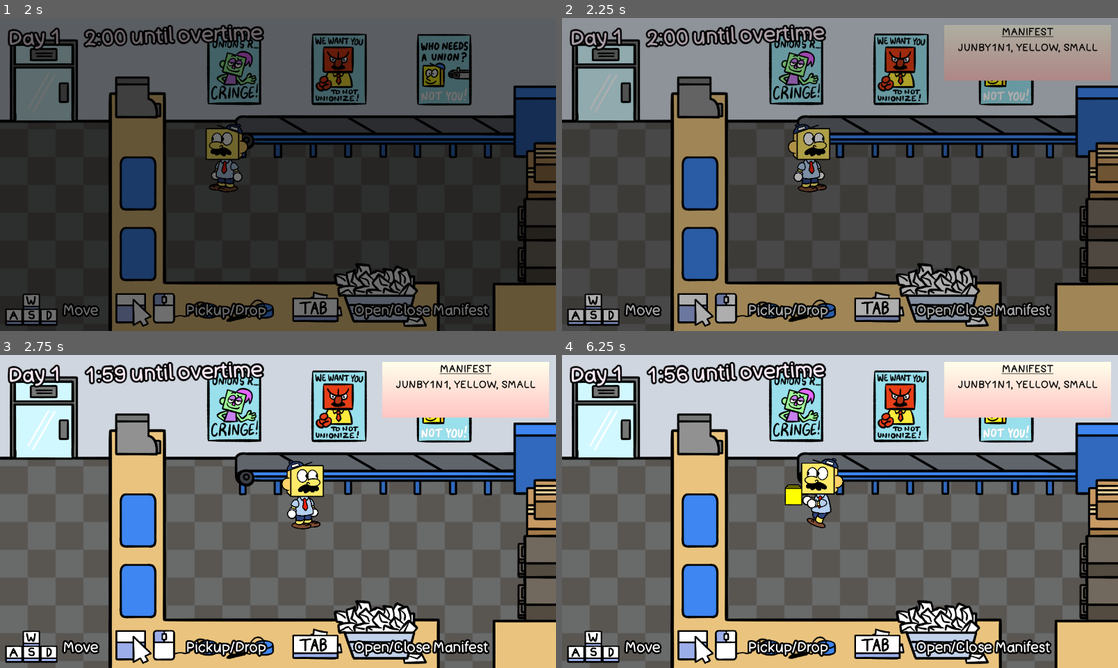
Above: before the commit, frames 1-4 (two rows, left to right).
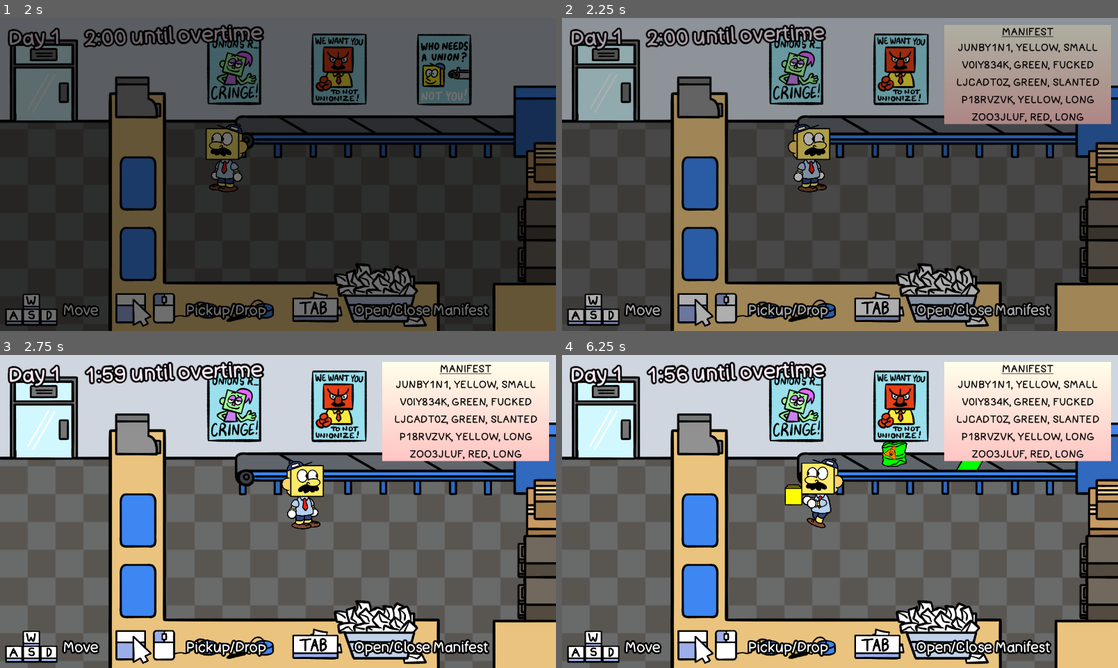
Above: after the commit, the same moments.

Repository: ToasterBiome/Blockhead-Bill
Game: Godot game, scene res://main_menu.tscn
The game is run twice, just before and just after one commit, with the same random seed, the same clock (stepped at 60 frames per second) and the same inputs.
Inputs (mouse positions are in pixels of both pictures, inside the frame that each line leads up to):
- Up to frame 1 (2 s): click "BEGIN" at 0.5 s; click "BEGIN" at 1.25 s
- Up to frame 2 (2.25 s): move the mouse to (962, 158) at 2.02 s; hold D (right) from 2.03 s (still down); tap Tab (manifest) at 2.1 s
- Up to frame 3 (2.75 s): keep holding D (right)
- Up to frame 4 (6.25 s): move the mouse to (1029, 383) at 2.77 s; release D (right) at 2.78 s; hold S (down) 2.78-3.53 s; click (1029, 383) at 2.85 s; move the mouse to (895, 442) at 3.52 s; hold D (right) 3.53-4.28 s; tap Tab (manifest) at 3.6, 5.1 s; move the mouse to (812, 574) at 4.27 s; hold W (up) 4.28-5.03 s; click (812, 574) at 4.35 s; move the mouse to (1006, 558) at 5.02 s; hold A (left) from 5.03 s (still down); move the mouse to (673, 464) at 5.77 s; click (673, 464) at 5.85 s

Frame 1 is identical in both runs. In frame 2, 4.5% of the frame differs, in the area x 68-99%, y 13-34%; in frame 3, 4.7%; in frame 4, 5.2%, in the area x 57-99%, y 13-37%.

Commit message:
stickers + fixes

Diff:
--- a/GameManager.gd
+++ b/GameManager.gd
@@ -1,7 +1,7 @@
 extends Node2D
 class_name GameManager
 
-@onready var spawn_area = $"Box Spawn"
+@onready var spawn_area: Area2D = $"Box Spawn"
 @onready var customer_spawn_area = $"Door Spawn"
 
 @onready var box_spawn_timer = $"Timers/Box Spawn Timer"
@@ -54,6 +54,7 @@
 
 var game_state: GameState = GameState.GAME_START: set = set_game_state
 signal on_game_state_changed(new_state)
+var can_spawn_box = true
 
 func _ready():
 	generate_boxes(Global.levels[Global.level - 1].packages)
@@ -63,6 +64,7 @@
 	box_spawn_timer.connect("timeout", Callable(self, "spawn_box"))
 	box_spawn_timer.start()
 	customer_spawn_timer.connect("timeout", Callable(self, "spawn_customer"))
+	customer_spawn_timer.start()
 	_update_time()
 	clock_timer.connect("timeout", Callable(self, "_on_clock_changed"))
 	clock_timer.start()
@@ -71,6 +73,7 @@
 	win_menu_button.connect("pressed",Callable(self,"_go_to_scene").bind("res://main_menu.tscn"))
 	solo_menu_button.connect("pressed",Callable(self,"_go_to_scene").bind("res://main_menu.tscn"))
 	win_next_level_button.connect("pressed",Callable(self,"_next_level"))
+	spawn_area.connect("body_exited",Callable(self,"_on_box_clear_conveyer"))
 
 	fade_screen.modulate = Color.BLACK
 	var tween: Tween = get_tree().create_tween()
@@ -93,6 +96,9 @@
 	pass
 
 func spawn_box():
+	if(!can_spawn_box):
+		return
+	can_spawn_box = false
 	var box_to_spawn = boxes_to_spawn[0]
 	boxes_to_spawn.erase(box_to_spawn)
 	var box = box_scene.instantiate()
@@ -101,7 +107,6 @@
 	box.data = box_to_spawn
 	if(boxes_to_spawn.size() == 0):
 		box_spawn_timer.stop()
-		customer_spawn_timer.start()
 
 func get_clear_drop_area():
 	if(customers_waiting.size() >= standing_areas.size()):
@@ -131,7 +136,7 @@
 	move_customers_up(customer)
 	write_ups += 1
 	if(write_ups > 3):
-		_game_over("You got written up too many times.")
+		_game_over("You were fired for being written up too many times.")
 
 func move_customers_up(customer_to_remove: Customer):
 	print("moving")
@@ -160,7 +165,7 @@
 	var formatted_string: String = "%01d:%02d" % [minutes, seconds]
 	time_text.text = formatted_string + " until overtime"
 	if(time_left <= 0):
-		_game_over("Ran out of time")
+		_game_over("You were fired for getting 23 seconds of overtime.")
 
 func _game_over(reason: String):
 	clock_timer.stop()
@@ -210,3 +215,7 @@
 func _next_level():
 	Global.level += 1
 	_go_to_scene("res://main_game.tscn")
+
+func _on_box_clear_conveyer(_body: Node2D):
+	print("passed")
+	can_spawn_box = true
--- a/Global.gd
+++ b/Global.gd
@@ -10,6 +10,15 @@
 	"L": preload("res://sprites/box7.png"),
 	"slanted": preload("res://sprites/box8.png")
 	}
+
+var box_stickers = [
+	preload("res://sprites/label1.png"),
+	preload("res://sprites/label2.png"),
+	preload("res://sprites/label3.png"),
+	preload("res://sprites/label4.png"),
+	preload("res://sprites/label5.png"),
+	preload("res://sprites/label6.png"),
+]
 
 var box_colors = {
 	Color.RED: "red",
--- a/Pickupable.gd
+++ b/Pickupable.gd
@@ -3,6 +3,7 @@
 
 @onready var collider: CollisionShape2D = $CollisionShape2D
 @onready var sprite: Sprite2D = $Sprite2D
+@onready var sticker: Sprite2D = $Sticker
 
 var held: bool = false
 
@@ -13,6 +14,10 @@
 	sprite.material = sprite.material.duplicate()
 	Global.boxes.append(self)
 	Global.available_boxes.append(self)
+	if(randi_range(0,3) > 1):
+		sticker.texture = Global.box_stickers.pick_random()
+		sticker.rotation = randi_range(1,360)
+		sticker.position = Vector2(randi_range(-4,4),randi_range(-4,4))
 
 func on_pickup():
 	held = true
--- a/box.tscn
+++ b/box.tscn
@@ -15,7 +15,7 @@
 [node name="Box" type="RigidBody2D"]
 position = Vector2(129, 106)
 collision_layer = 2
-collision_mask = 10
+collision_mask = 26
 input_pickable = true
 mass = 100.0
 gravity_scale = 0.0
@@ -30,3 +30,6 @@
 material = SubResource("ShaderMaterial_cvkv1")
 scale = Vector2(0.2, 0.2)
 texture = ExtResource("2_a3m0u")
+
+[node name="Sticker" type="Sprite2D" parent="."]
+scale = Vector2(0.15, 0.15)
--- a/levels/1.tres
+++ b/levels/1.tres
@@ -4,5 +4,5 @@
 
 [resource]
 script = ExtResource("1_35bp5")
-packages = 1
+packages = 5
 seconds = 120
--- a/main_game.tscn
+++ b/main_game.tscn
@@ -101,6 +101,9 @@
 [sub_resource type="CircleShape2D" id="CircleShape2D_fo24l"]
 radius = 96.0
 
+[sub_resource type="RectangleShape2D" id="RectangleShape2D_aphic"]
+size = Vector2(104, 72)
+
 [sub_resource type="Gradient" id="Gradient_8tyj0"]
 colors = PackedColorArray(1, 0.776471, 0.768627, 1, 1, 1, 0.92549, 1)
 
@@ -169,7 +172,6 @@
 script = ExtResource("17_purh3")
 
 [node name="CollisionShape2D" type="CollisionShape2D" parent="Conveyor Belt"]
-position = Vector2(0, 1)
 shape = SubResource("RectangleShape2D_a5205")
 
 [node name="StaticBody2D" type="StaticBody2D" parent="Conveyor Belt"]
@@ -202,8 +204,13 @@
 [node name="CollisionShape2D" type="CollisionShape2D" parent="Character/Area2D"]
 shape = SubResource("CircleShape2D_fo24l")
 
-[node name="Box Spawn" type="Node2D" parent="."]
+[node name="Box Spawn" type="Area2D" parent="."]
 position = Vector2(1344, 224)
+collision_layer = 16
+collision_mask = 2
+
+[node name="CollisionShape2D" type="CollisionShape2D" parent="Box Spawn"]
+shape = SubResource("RectangleShape2D_aphic")
 
 [node name="Door Spawn" type="Node2D" parent="."]
 position = Vector2(96, 256)
Not shown, changed: export_presets.cfg
Not shown: 1 places in main_game.tscn that only renumber resources
